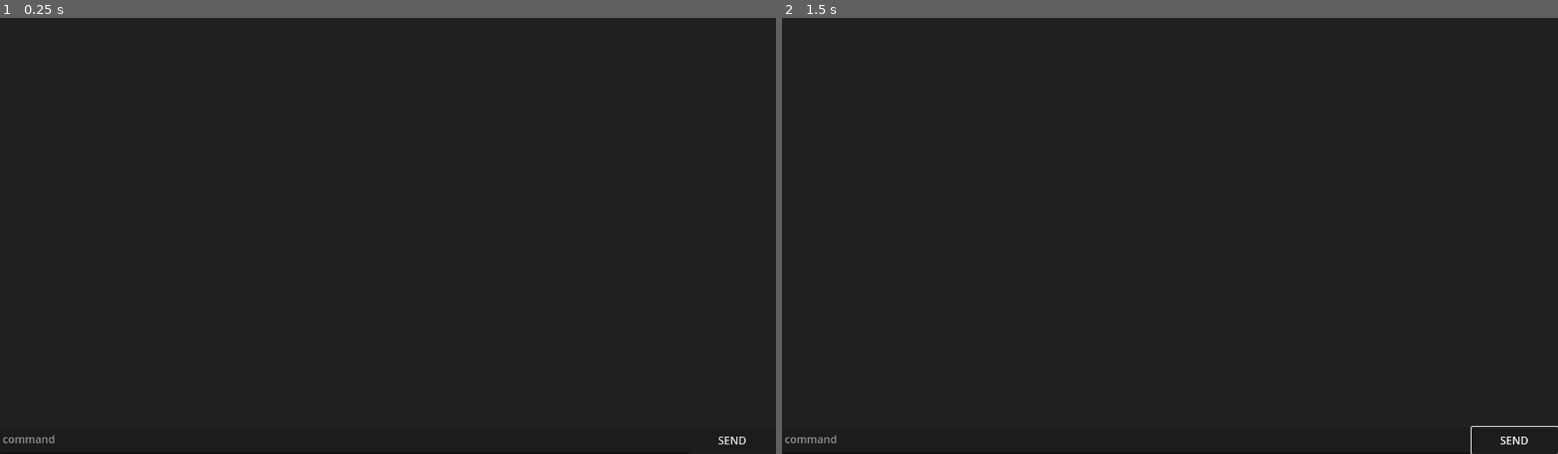
Above: before the commit, frames 1-2 (left to right).
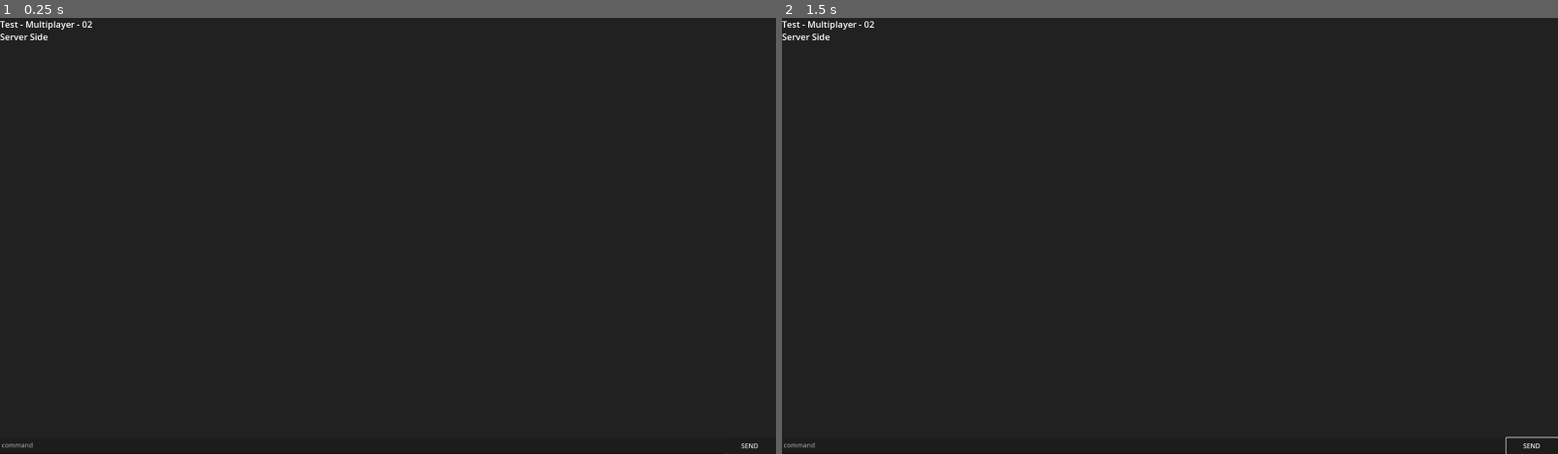
Above: after the commit, the same moments.

Repository: Nimajjj/godot-multiplayer-test
Game: Godot game, scene res://scenes/server.tscn
Same seed, same stepped clock (60 frames per second), same inputs: the game is played once before the commit and once after it. This scene is started directly instead of the project's main scene.
Inputs (mouse positions are in pixels of both pictures, inside the frame that each line leads up to):
- Up to frame 1 (0.25 s): no input
- Up to frame 2 (1.5 s): click "SEND" at 0.5 s; tap Enter at 1.25 s; move the mouse to (1340, 214) at 1.27 s; hold D (right) from 1.28 s (still down); tap Space (shoot) at 1.35 s

The runs differ from the first frame. In frame 1, 0.3% of the frame differs, in the area x 0-98%, y 0-99%; in frame 2, 0.4%, in the area x 0-100%, y 0-100%.

Commit message:
feat(enemy): add remote functionnal enemy, i am the fuckng best

Diff:
--- a/logs/logs.gd
+++ b/logs/logs.gd
@@ -1,9 +1,9 @@
 extends Node
 
-const LVL_DEBUG: String = "DEBUG"
+const LVL_DEBUG: String = "DBUG"
 const LVL_INFO: String = "INFO"
 const LVL_WARN: String = "WARN"
-const LVL_FATAL: String = "FATAL"
+const LVL_FATAL: String = "FTAL"
 
 var server_side: Control = null
 var headless: bool = false
@@ -17,9 +17,8 @@
 	var caller_id = multiplayer.get_remote_sender_id()
 	if caller_id == 0: caller_id = "server"
 
-	var text: String = "{0} - [{1}] - ({2}) : {3}\n".format([formatted_time, log_level, caller_id, txt])
+	var text: String = "{0} - [{1}] - ({2}) : {3}".format([formatted_time, log_level, caller_id, txt])
 
 	if server_side != null && !headless:
 		server_side.add_log(text, log_level)
-	else:
 		print(text)
--- a/project.godot
+++ b/project.godot
@@ -21,6 +21,8 @@
 
 [display]
 
+window/size/viewport_width=1920
+window/size/viewport_height=1080
 window/stretch/mode="viewport"
 
 [input]
--- a/scenes/bullet.tscn
+++ b/scenes/bullet.tscn
@@ -3,6 +3,8 @@
 [ext_resource type="Script" path="res://scripts/bullet.gd" id="1_r1t4b"]
 
 [node name="Bullet" type="Area2D"]
+collision_layer = 3
+collision_mask = 2
 script = ExtResource("1_r1t4b")
 
 [node name="Polygon2D" type="Polygon2D" parent="."]
@@ -17,4 +19,5 @@
 one_shot = true
 autostart = true
 
+[connection signal="body_entered" from="." to="." method="_on_body_entered"]
 [connection signal="timeout" from="Timer" to="." method="_on_timer_timeout"]
--- /dev/null
+++ b/scenes/enemy.tscn
@@ -0,0 +1,41 @@
+[gd_scene load_steps=3 format=3 uid="uid://bes81jf2kug5o"]
+
+[ext_resource type="Script" path="res://scripts/enemy.gd" id="1_cxhrf"]
+
+[sub_resource type="SceneReplicationConfig" id="SceneReplicationConfig_bcfnl"]
+properties/0/path = NodePath(".:health_sync")
+properties/0/spawn = true
+properties/0/sync = true
+properties/1/path = NodePath(".:global_pos_sync")
+properties/1/spawn = true
+properties/1/sync = true
+properties/2/path = NodePath("ProgressBar:value")
+properties/2/spawn = true
+properties/2/sync = true
+
+[node name="Enemy" type="CharacterBody2D"]
+collision_layer = 2
+collision_mask = 2
+script = ExtResource("1_cxhrf")
+
+[node name="Polygon2D" type="Polygon2D" parent="."]
+color = Color(0.596078, 0, 0, 1)
+polygon = PackedVector2Array(-64, 0, -48, -48, 0, -64, 48, -48, 64, 0, 48, 48, 0, 64, -48, 48)
+
+[node name="CollisionPolygon2D" type="CollisionPolygon2D" parent="."]
+polygon = PackedVector2Array(-64, 0, -48, -48, 0, -64, 48, -48, 64, 0, 48, 48, 0, 64, -48, 48)
+
+[node name="ProgressBar" type="ProgressBar" parent="."]
+modulate = Color(0.74902, 0, 0, 1)
+offset_left = -64.0
+offset_top = -88.0
+offset_right = 64.0
+offset_bottom = -72.0
+step = 1.0
+value = 100.0
+show_percentage = false
+
+[node name="MultiplayerSynchronizer" type="MultiplayerSynchronizer" parent="."]
+replication_config = SubResource("SceneReplicationConfig_bcfnl")
+
+[connection signal="tree_exiting" from="." to="." method="_on_tree_exiting"]
--- a/scenes/main_scene.tscn
+++ b/scenes/main_scene.tscn
@@ -7,11 +7,27 @@
 script = ExtResource("1_yhcro")
 
 [node name="MultiplayerSpawner" type="MultiplayerSpawner" parent="."]
-_spawnable_scenes = PackedStringArray("res://scenes/player.tscn", "res://scenes/bullet.tscn")
+_spawnable_scenes = PackedStringArray("res://scenes/player.tscn", "res://scenes/spawner.tscn", "res://scenes/enemy.tscn", "res://scenes/bullet.tscn")
 spawn_path = NodePath("../Game")
+
+[node name="MobsSpawner" type="MultiplayerSpawner" parent="."]
+_spawnable_scenes = PackedStringArray("res://scenes/enemy.tscn")
+spawn_path = NodePath("../Mobs")
+
+[node name="Icon" type="Sprite2D" parent="."]
+texture_filter = 1
+scale = Vector2(7.0625, 7.0625)
+texture = ExtResource("2_bemw0")
 
 [node name="Game" type="Node" parent="."]
 
-[node name="Icon" type="Sprite2D" parent="."]
-scale = Vector2(7.0625, 7.0625)
-texture = ExtResource("2_bemw0")
+[node name="obstacle" type="StaticBody2D" parent="Game"]
+collision_layer = 3
+
+[node name="CollisionPolygon2D" type="CollisionPolygon2D" parent="Game/obstacle"]
+polygon = PackedVector2Array(-256, -512, -128, -576, 64, -576, 192, -512, 192, -576, 64, -640, -128, -640, -256, -576)
+
+[node name="Polygon2D" type="Polygon2D" parent="Game/obstacle"]
+polygon = PackedVector2Array(-256, -512, -128, -576, 64, -576, 192, -512, 192, -576, 64, -640, -128, -640, -256, -576)
+
+[node name="Mobs" type="Node" parent="."]
--- a/scenes/server_side.tscn
+++ b/scenes/server_side.tscn
@@ -15,27 +15,31 @@
 
 [node name="ColorRect" type="ColorRect" parent="."]
 layout_mode = 0
-offset_right = 1152.0
-offset_bottom = 648.0
+offset_right = 1920.0
+offset_bottom = 1080.0
 color = Color(0.129412, 0.129412, 0.129412, 1)
 
 [node name="LogsLabel" type="RichTextLabel" parent="."]
 layout_mode = 0
-offset_right = 1152.0
-offset_bottom = 608.0
+offset_right = 1920.0
+offset_bottom = 1040.0
+theme_override_font_sizes/normal_font_size = 22
 bbcode_enabled = true
+text = "Test - Multiplayer - 02
+Server Side
+"
 
 [node name="TextEdit" type="TextEdit" parent="."]
 layout_mode = 0
-offset_top = 608.0
-offset_right = 1024.0
-offset_bottom = 648.0
+offset_top = 1040.0
+offset_right = 1792.0
+offset_bottom = 1080.0
 placeholder_text = "command"
 
 [node name="SendButton" type="Button" parent="."]
 layout_mode = 0
-offset_left = 1024.0
-offset_top = 608.0
-offset_right = 1152.0
-offset_bottom = 648.0
+offset_left = 1792.0
+offset_top = 1040.0
+offset_right = 1920.0
+offset_bottom = 1080.0
 text = "SEND"
--- /dev/null
+++ b/scenes/spawner.tscn
@@ -0,0 +1,6 @@
+[gd_scene load_steps=2 format=3 uid="uid://blqt6no2pcw5u"]
+
+[ext_resource type="Script" path="res://scripts/spawner.gd" id="1_wwdlb"]
+
+[node name="Spawner" type="Node2D"]
+script = ExtResource("1_wwdlb")
--- a/scripts/bullet.gd
+++ b/scripts/bullet.gd
@@ -5,9 +5,17 @@
 
 var direction: Vector2 = Vector2()
 
+
 func _physics_process(delta):
 	position += direction * SPEED * delta
 
 
 func _on_timer_timeout():
 	queue_free()
+
+
+func _on_body_entered(body):
+	if body is Enemy:
+		body.take_damage(25)
+
+	queue_free()
--- /dev/null
+++ b/scripts/enemy.gd
@@ -0,0 +1,40 @@
+class_name Enemy
+extends CharacterBody2D
+
+
+const SPEED = 300.0
+
+var health_sync: int = 100
+var global_pos_sync: Vector2 = Vector2.ZERO
+
+@onready var HealthBar: ProgressBar = $ProgressBar
+
+
+func _enter_tree():
+	Logs.add(name + " enter tree", Logs.LVL_DEBUG)
+
+
+func _physics_process(_delta):
+	if !multiplayer.is_server():
+		global_position = global_position.lerp(global_pos_sync, 0.1)
+		return
+
+	global_pos_sync = global_position
+
+
+func take_damage(dmg: int) -> void:
+	if multiplayer.is_server():
+		Logs.add(name + " took damage", Logs.LVL_DEBUG)
+		health_sync -= dmg
+		_update_health()
+	_update_health()
+
+
+func _update_health() -> void:
+	HealthBar.value = health_sync
+	if health_sync <= 0:
+		queue_free()
+
+
+func _on_tree_exiting():
+	Logs.add(name + " exit tree", Logs.LVL_DEBUG)
--- /dev/null
+++ b/scripts/enemy_networking.gd
@@ -0,0 +1,9 @@
+extends Node
+
+
+var sync_health: int:
+	set(value):
+		sync_health = value
+		processed_health = false
+
+var processed_health: bool = false
--- a/scripts/main_scene.gd
+++ b/scripts/main_scene.gd
@@ -6,12 +6,17 @@
 
 
 func _ready():
-	Logs.headless = "--headless" in OS.get_cmdline_args()
+	Logs.headless = "--headless" in OS.get_cmdline_args() # don't work for some mysterious reasons
 
 	if "--server" in OS.get_cmdline_args():
 		var server: Server = server_scene.instantiate()
 		add_child(server)
 		server.init($Game)
+
+		if multiplayer.is_server():
+			var enemy = preload("res://scenes/enemy.tscn").instantiate()
+			$Mobs.add_child(enemy, true)
+
 	else:
 		var client: Client = client_scene.instantiate()
 		add_child(client)
--- a/scripts/networking.gd
+++ b/scripts/networking.gd
@@ -1,9 +1,9 @@
 extends Node
 
 
-var sync_position : Vector2:
+var sync_position : Vector2 = Vector2.ZERO :
 	set(value):
 		sync_position = value
 		processed_position = false
 
-var processed_position : bool
+var processed_position : bool = false
--- a/scripts/player.gd
+++ b/scripts/player.gd
@@ -18,6 +18,8 @@
 	Cam.enabled = is_local_authority
 	if is_local_authority:
 		modulate = Color(randf(), randf(), randf())
+
+
 
 #	if is_local_authority && multiplayer.get_unique_id() != 1:
 #		Logs.rpc_id(1, "add", "Hello World!", Logs.LVL_DEBUG)
--- a/scripts/server.gd
+++ b/scripts/server.gd
@@ -4,12 +4,13 @@
 var game: Node
 var players: int = 0
 var player_scene: PackedScene = preload("res://scenes/player.tscn")
+var spawner_scene: PackedScene = preload("res://scenes/spawner.tscn")
+
 
 
 func init(game_node: Node) -> void:
 	game = game_node
 	start_network()
-
 
 func start_network() -> void:
 	var peer = ENetMultiplayerPeer.new()
@@ -31,12 +32,8 @@
 
 	# Set the name, so players can figure out their local authority
 	player.name = str(id)
-
+	game.add_child(player)
 	Logs.add("New player joined [" + str(id) + "]")
-
-	game.add_child(player)
-	player.global_position.x = players * 500
-	player.global_position.y = players * 500
 
 	players += 1
 
@@ -47,3 +44,7 @@
 	Logs.add("Player left [" + str(id) + "]")
 
 	players -= 1
+
+	if players == 0:
+		Logs.add("No player left, disconnecting server...")
+		get_tree().quit()
--- a/scripts/server_side.gd
+++ b/scripts/server_side.gd
@@ -8,4 +8,4 @@
 
 
 func add_log(txt: String, _log_level: String = Logs.LVL_INFO) -> void:
-	LogsLabel.text += txt
+	LogsLabel.text += txt + "\n"
--- /dev/null
+++ b/scripts/spawner.gd
@@ -0,0 +1,9 @@
+extends Node2D
+
+var enemy_scene: PackedScene = preload("res://scenes/enemy.tscn")
+
+
+func _ready():
+	var enemy: Enemy = enemy_scene.instantiate()
+	enemy.name = "Enemy_{0}".format([randf_range(0, 1000000)])
+	add_child(enemy, true)
--- a/scripts/weapon.gd
+++ b/scripts/weapon.gd
@@ -16,8 +16,8 @@
 		print("Fucking huge mess somewhere, this should mever happen!")
 		return
 
+	rpc_id(1, "shoot_server", pos, dir)
 	shoot_impl(pos, dir)
-	rpc_id(1, "shoot_server", pos, dir)
 
 
 @rpc("any_peer")
@@ -28,6 +28,7 @@
 		return
 
 	rpc("shoot_client", pos, dir)
+	shoot_impl(pos, dir)
 
 
 @rpc # Called on _all_ clients
Not shown, changed: run server.bat
